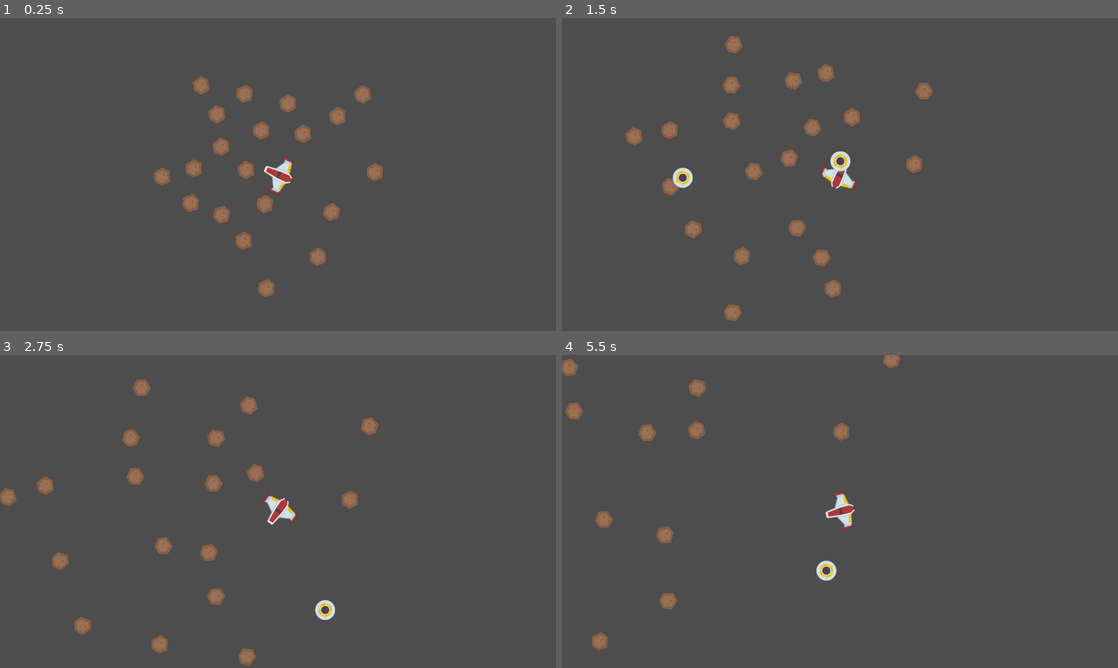
Above: before the commit, frames 1-4 (two rows, left to right).
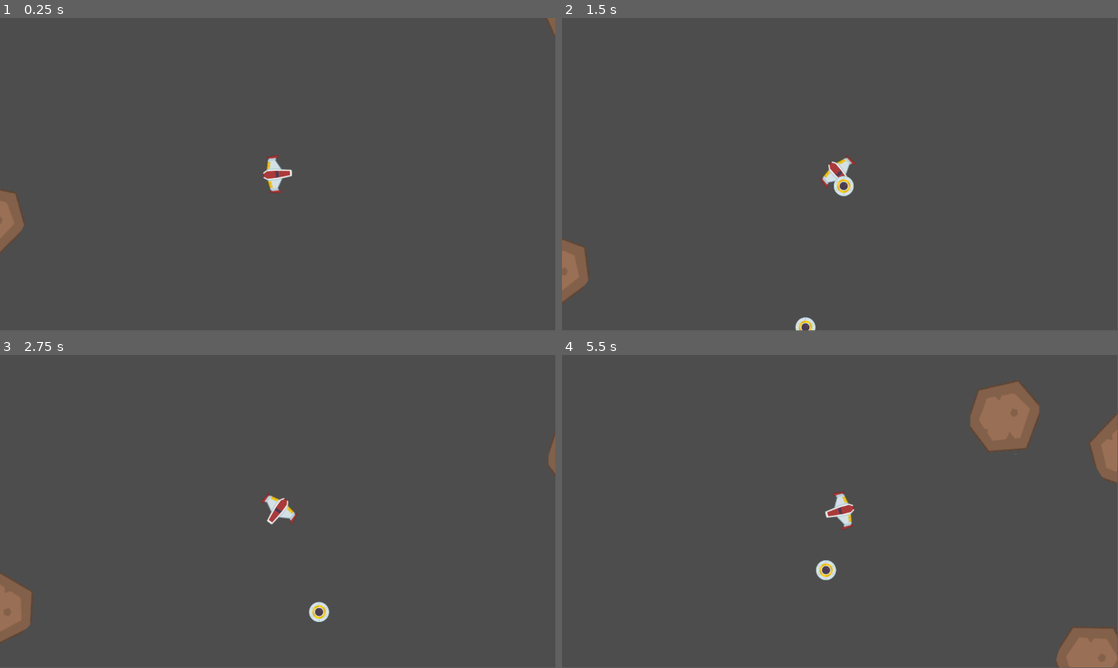
Above: after the commit, the same moments.

Repository: game-dev-besties/chicken-game
Game: Godot game, scene res://scenes/game.tscn
Two runs of this game, one before a commit and one after it. Both use one fixed random seed, a clock stepped at 60 frames per second and the inputs below.
Inputs (mouse positions are in pixels of both pictures, inside the frame that each line leads up to):
- Up to frame 1 (0.25 s): no input
- Up to frame 2 (1.5 s): move the mouse to (962, 158) at 0.52 s; click (962, 158) at 0.6 s; move the mouse to (728, 190) at 1.27 s; click (728, 190) at 1.35 s
- Up to frame 3 (2.75 s): move the mouse to (333, 442) at 2.02 s; click (333, 442) at 2.1 s
- Up to frame 4 (5.5 s): move the mouse to (812, 574) at 2.77 s; click (812, 574) at 2.85 s; move the mouse to (1006, 558) at 3.52 s; click (1006, 558) at 3.6 s; move the mouse to (673, 464) at 4.27 s; click (673, 464) at 4.35 s; move the mouse to (867, 511) at 5.02 s; click (867, 511) at 5.1 s
In our replay, the window is 800x450 before the commit and 799x449 after it. These sizes can differ from the game's own. Grey fills any space a smaller window leaves; there, only what the larger window draws over its background counts as a difference.

The runs differ from the first frame. In frame 1, 3.7% of the frame differs, in the area x 0-100%, y 0-90%; in frame 2, 4.1%; in frame 3, 3.8%; in frame 4, 5.7%, in the area x 0-100%, y 0-100%.

Commit message:
fixed asteroid spawning to be outside of viewport

Diff:
--- a/project.godot
+++ b/project.godot
@@ -21,7 +21,6 @@
 
 [display]
 
-window/stretch/mode="viewport"
 window/stretch/scale=0.8
 
 [editor]
--- a/scenes/asteroid.tscn
+++ b/scenes/asteroid.tscn
@@ -8,7 +8,7 @@
 bounce = 0.5
 
 [sub_resource type="CircleShape2D" id="CircleShape2D_wqs2k"]
-radius = 42.0476
+radius = 37.3363
 
 [node name="Asteroid" type="RigidBody2D"]
 collision_layer = 4
--- a/scenes/game.tscn
+++ b/scenes/game.tscn
@@ -11,5 +11,6 @@
 [node name="Chicken" parent="." instance=ExtResource("2_scccs")]
 
 [node name="AsteroidSpawning" parent="Chicken" instance=ExtResource("1_tpe1c")]
+position = Vector2(11, -64)
 
 [node name="OffScreenMarker" parent="." instance=ExtResource("3_c4we2")]
--- a/scripts/AsteroidSpawner.gd
+++ b/scripts/AsteroidSpawner.gd
@@ -17,6 +17,8 @@
 		print("Asteroid Spawning: Couldn't find container node for asteroids")
 		return
 	# Randomly choose where to generate the asteroid
+	min_radius = 800
+	max_radius = 1200
 	var radius: float = rng.randf_range(min_radius, max_radius)
 	var angle: float = rng.randf_range(0, 2*PI)
 
@@ -49,7 +51,6 @@
 
 func _on_asteroid_live_zone_body_exited(body: Node2D):
 	num_asteroids -= 1
-	# Delete the asteroid
 	body.queue_free()
 
 func scale_asteroids():
--- a/scripts/global.gd
+++ b/scripts/global.gd
@@ -10,4 +10,4 @@
 #func _process(delta):
 	#pass
 
-var scale = 2
+var scale = 0.5
